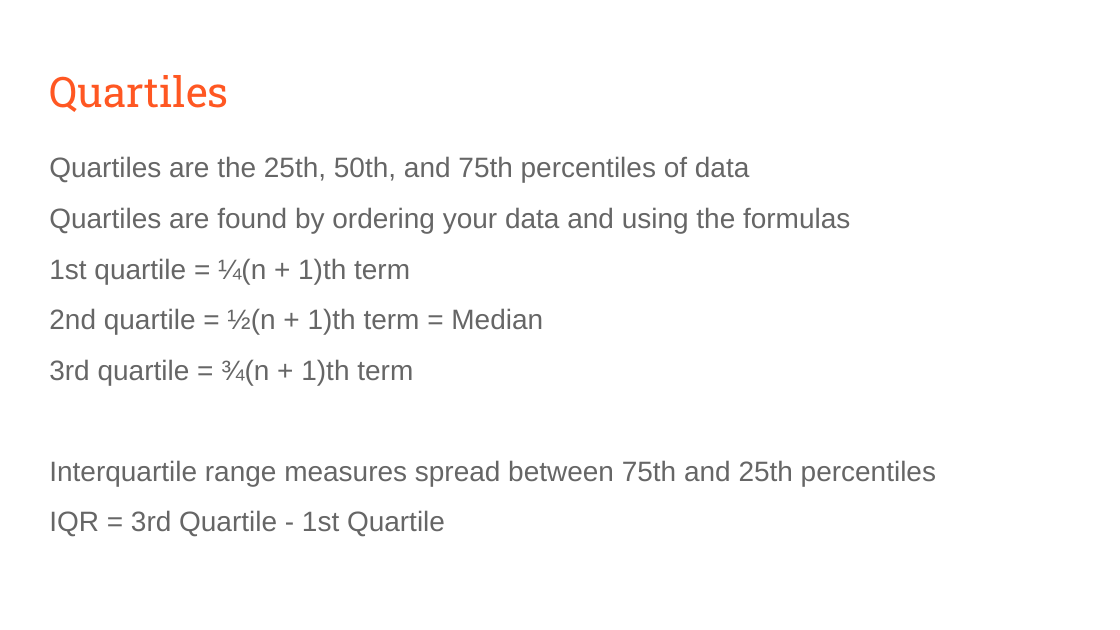
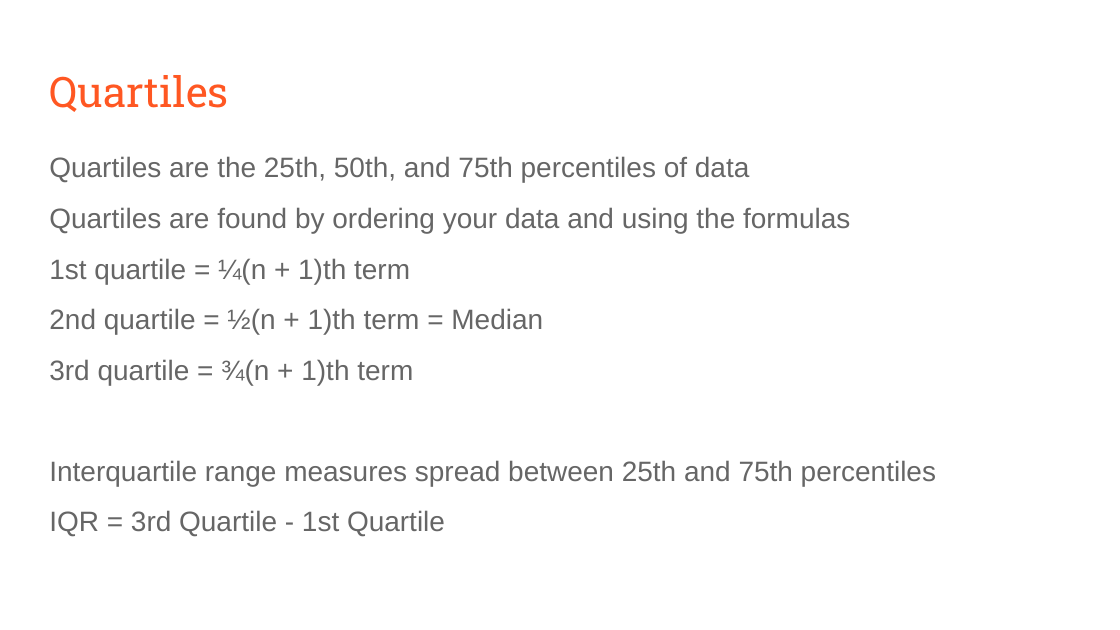
Before and after one commit to rjwrobel86/Python4Statistics, a slide deck: slide 20 of Non-Python Stats Stuff/Slides/Descriptive Statistics.pptx. Drawn at 1120x630 pixels with LibreOffice and Linux fonts; fonts in the diff are those of the drawing. Boxes give left, top, right and bottom in pixels: in the first picture for what was removed or moved away, otherwise in the second. Text is boxed around its words. In the diff, an @@ line names an element or a change of style, - is before the commit and + after.

```diff
--- a/Non-Python Stats Stuff/Slides/Descriptive Statistics.pptx
+++ b/Non-Python Stats Stuff/Slides/Descriptive Statistics.pptx
@@ text at (49,460,936,486): text changed @@
-Interquartile range measures spread between 75th and 25th percentiles
+Interquartile range measures spread between 25th and 75th percentiles
```
Also in this commit, not shown: 1 other slide changed, 27 other files.
